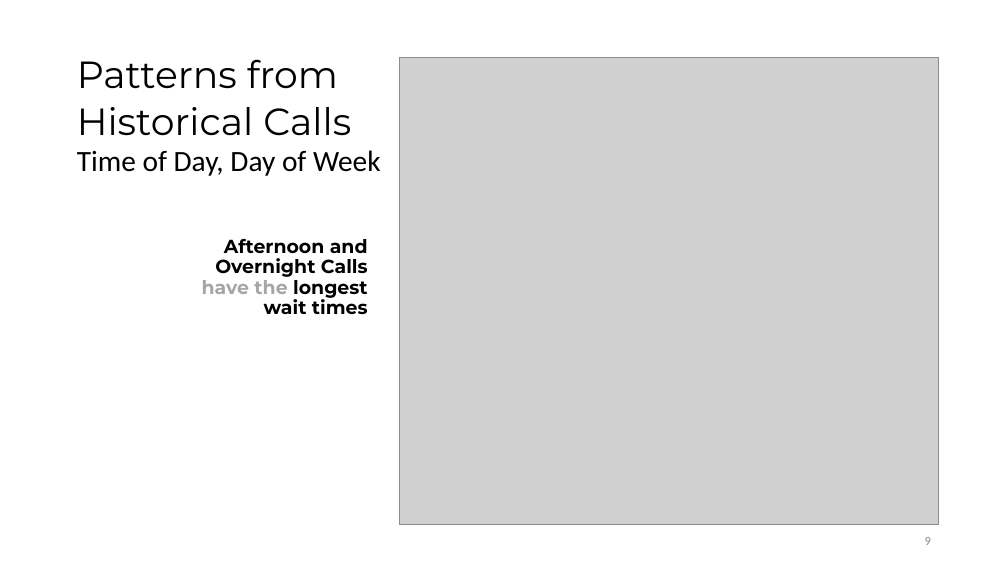
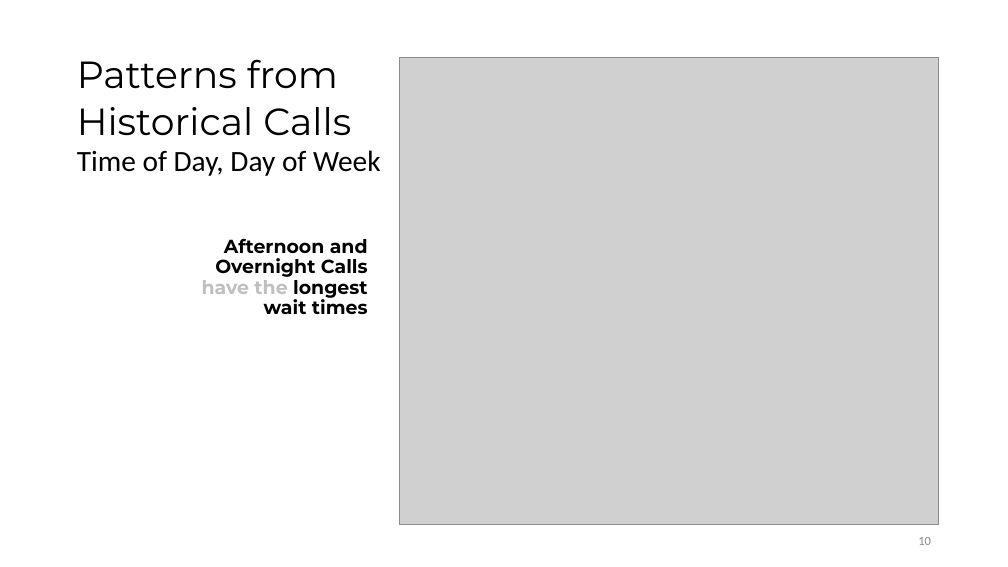
Before and after one commit to seungleedavidpark/Predicting-EMS-calls-Response-Time-in-Virginia-Beach, a slide deck: slide 10 of Presentation/PechaKucha Presentation.pptx (slide 9 before the commit). Drawn at 1008x567 pixels with LibreOffice and Linux fonts; fonts in the diff are those of the drawing; grey boxes stand for pictures. Boxes give left, top, right and bottom in pixels: in the first picture for what was removed or moved away, otherwise in the second. Text is boxed around its words. In the diff, an @@ line names an element or a change of style, - is before the commit and + after.

```diff
--- a/Presentation/PechaKucha Presentation.pptx
+++ b/Presentation/PechaKucha Presentation.pptx
@@ text "Afternoon and Overnight Calls have ..." at bbox=[202, 239, 368, 314]: text colour #A6A6A6 to #BFBFBF in "have the" @@
@@ page number at bbox=[918, 537, 931, 545]: text changed @@
-9
+10
```
Also in this commit, not shown: 5 other slides changed, 1 slide added, 1 slide removed, 1 other file.
